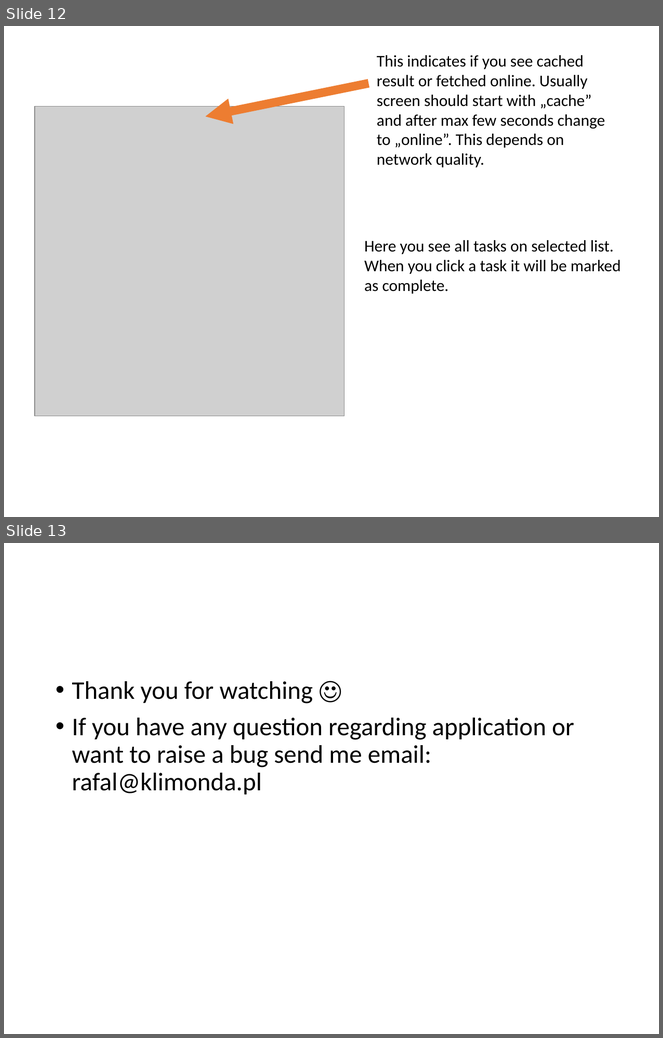
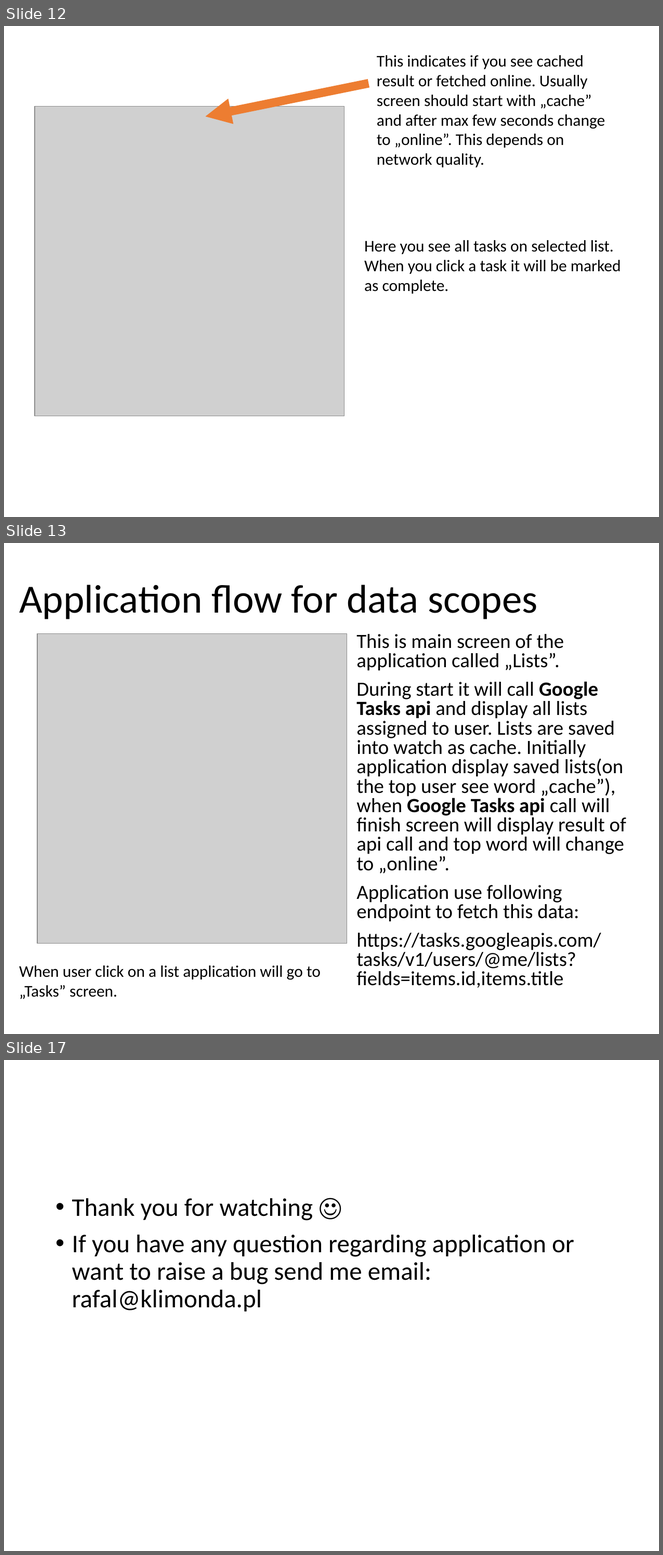
Before and after one commit to maniekes/zeppos-google-tasks, a slide deck: googleTasks.pptx. Shown one above the other, each under a label of ours: slides 12 and 13 before the commit, slides 12, 13 and 17 after it; the slides between them are not shown. The pictures are 663x1038 and 663x1555 pixels, drawn with LibreOffice and Linux fonts; fonts in the diff are those of the drawing; grey boxes stand for pictures. Boxes give left, top, right and bottom in pixels: in the first picture for what was removed or moved away, otherwise in the second. Text is boxed around its words. In the diff, an @@ line names an element or a change of style, - is before the commit and + after.

```diff
--- a/googleTasks.pptx
+++ b/googleTasks.pptx
@@ slide 13 added at [4,543,659,1034], background #FFFFFF @@
@@ title added at [19,585,538,619], 44 pt, text #000000 @@
+Application flow for data scopes
@@ picture added at [37,634,347,944] @@
@@ text added at [357,634,626,988], 22.2 pt, text #000000 @@
+This is main screen of the application called „Lists”.
+During start it will call Google Tasks api and display all lists assigned to user. Lists are saved into watch as cache. Initially application display saved lists(on the top user see word „cache”), when Google Tasks api call will finish screen will display result of api call and top word will change to „online”.
+Application use following endpoint to fetch this data:
+https://tasks.googleapis.com/tasks/v1/users/@me/lists?fields=items.id,items.title
@@ text added at [19,966,321,1000], 18 pt, text #000000 @@
+When user click on a list application will go to „Tasks” screen.
@@ what was slide 13 is now slide 17 @@
```
Also in this commit, not shown: 4 slides changed, 3 other slides added, 3 other files.
